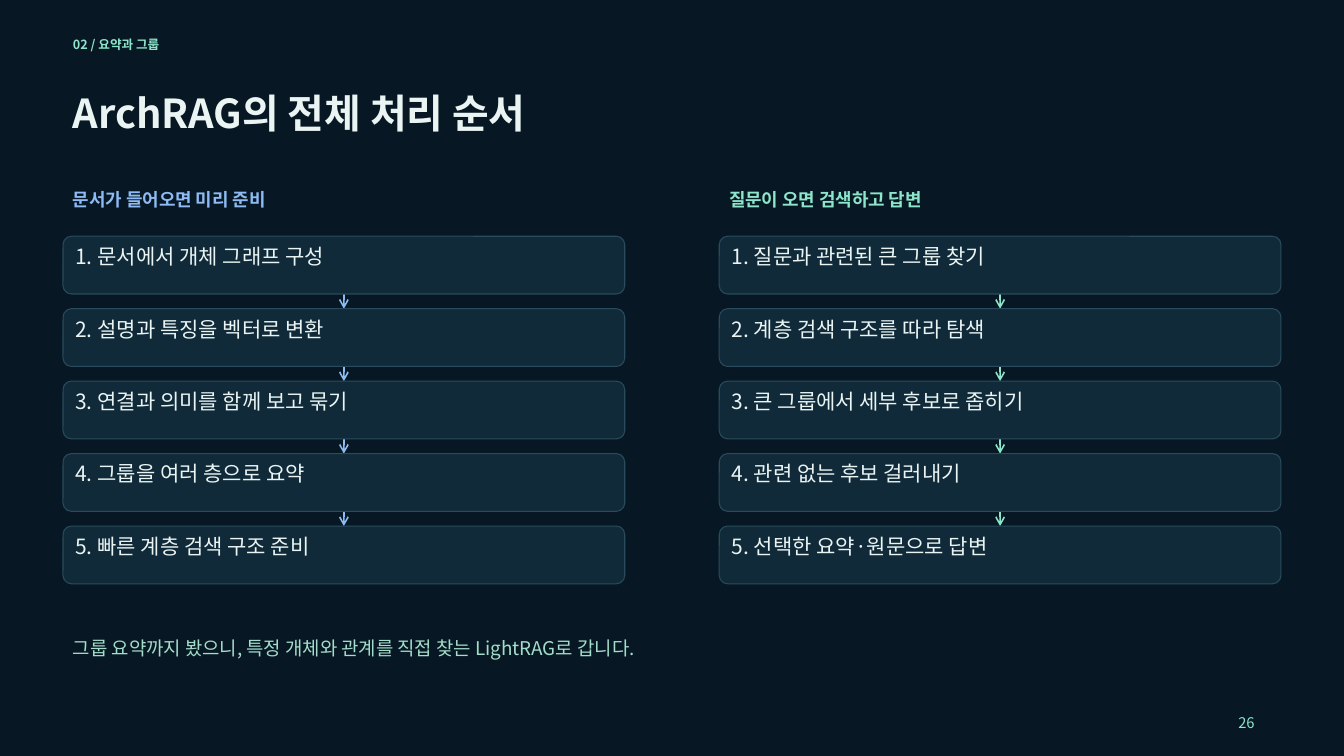
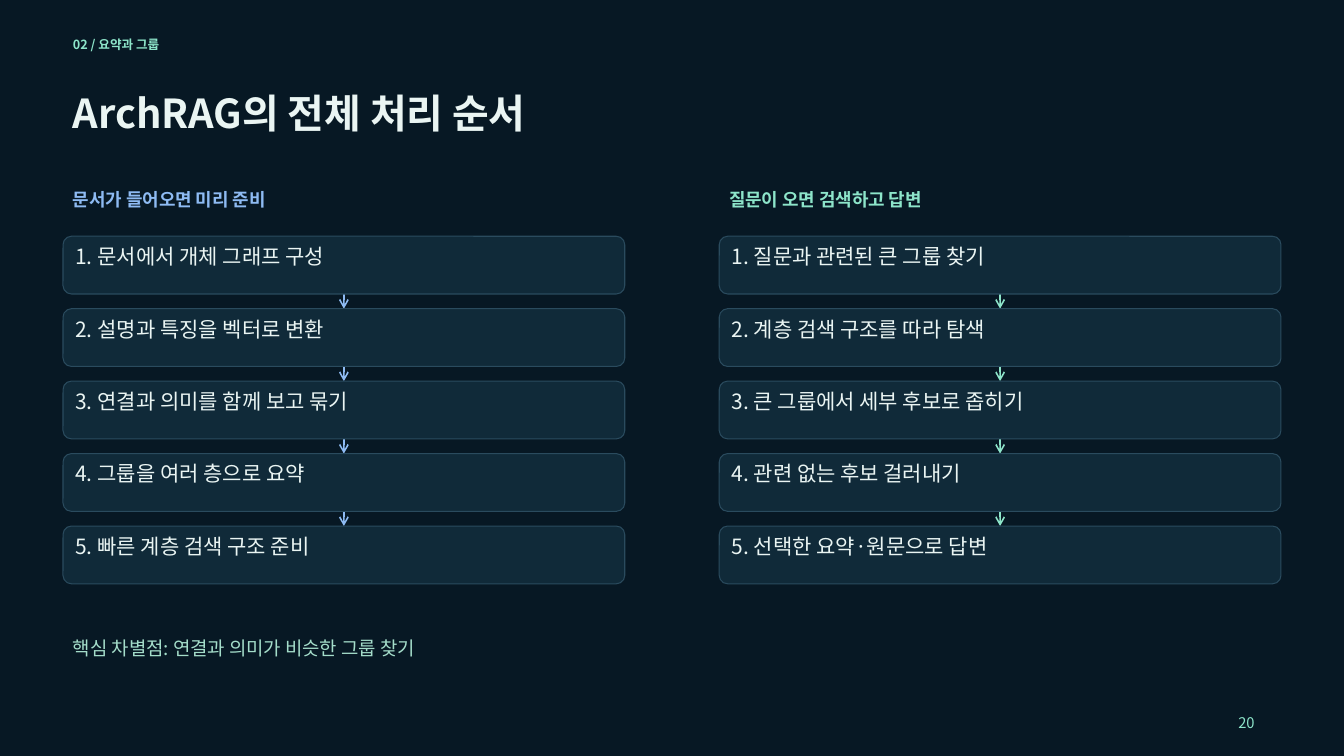
Before and after one commit to euiyulsong/graphrag-atlas, a slide deck: slide 20 of slides/GraphRAG_Atlas_Tech_Seminar.pptx (slide 26 before the commit). Drawn at 1344x756 pixels with LibreOffice and Linux fonts; fonts in the diff are those of the drawing. Boxes give left, top, right and bottom in pixels: in the first picture for what was removed or moved away, otherwise in the second. Text is boxed around its words. In the diff, an @@ line names an element or a change of style, - is before the commit and + after.

```diff
--- a/slides/GraphRAG_Atlas_Tech_Seminar.pptx
+++ b/slides/GraphRAG_Atlas_Tech_Seminar.pptx
@@ text at [73, 639, 415, 657]: text changed @@
-그룹 요약까지 봤으니, 특정 개체와 관계를 직접 찾는 LightRAG로 갑니다.
+핵심 차별점: 연결과 의미가 비슷한 그룹 찾기
@@ text at [1238, 717, 1254, 728]: text changed @@
-26
+20
```
Also in this commit, not shown: 12 other slides changed, 30 slides removed, 5 other files.
